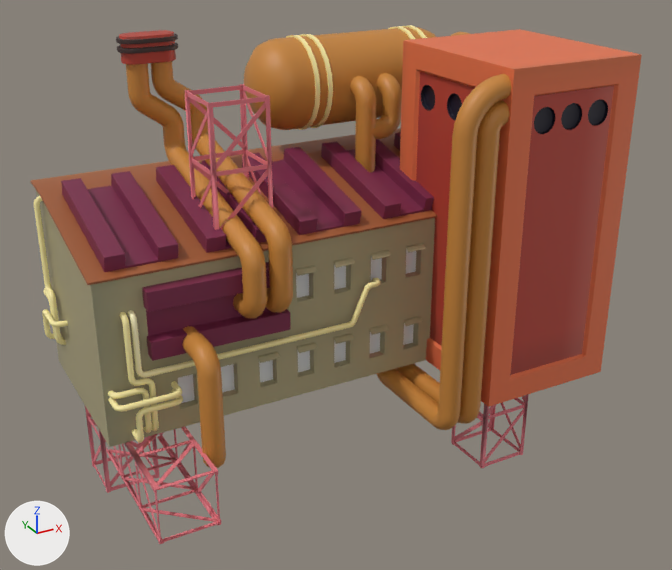
The FBX model Assets/_ART/Meshes/FACTORY_Mesh/BStruct_ Factory_A.fbx as it was, and as the next commit left it.
Both versions are drawn from a 50 mm lens placed at (-10.04, -19.11, 11.61), pointed at (0.24, -0.42, 2.27). Arrows for +X, +Y and +Z are at lower left; the lights stay in place. The first picture is the older version. Where no turn or scale is listed for an object, it has been applied to the vertices. Vertices at exactly the same position are counted once.

Names of what the first picture shows: 'BAT_1', 'BAT_2', 'Cube.001', 'Cube.005', 'Cylinder', 'GLASS', 'PIPES', 'SCAFOLDINGS'.
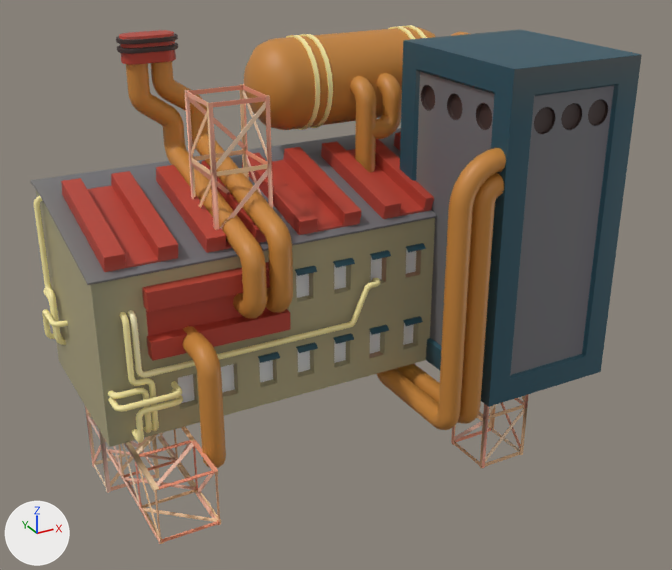
Where the change shows, as pixel boxes [x1, y1, x2, y2] in the pictures (672 x 570 px; the box of a moved part takes in the faces that stretch with it):
```json
{"object": "PIPES", "change": "reshaped", "before": [34, 32, 512, 468], "after": [34, 32, 506, 468]}
{"part": 1, "of": "me_cube_014", "change": "surface changed", "before": [61, 132, 434, 361], "after": [61, 132, 434, 361]}
{"part": 2, "of": "me_cube_013", "change": "surface changed", "before": [31, 128, 437, 363], "after": [31, 128, 437, 363]}
{"part": 3, "of": "me_plane_004", "change": "moved or reshaped", "before": [438, 74, 512, 418], "after": [438, 148, 506, 418]}
{"part": 4, "of": "me_plane_016", "change": "surface changed", "before": [85, 84, 529, 544], "after": [85, 84, 529, 544]}
{"part": 5, "of": "me_cube_015", "change": "surface changed", "before": [400, 29, 642, 407], "after": [400, 29, 642, 407]}
```

Edits to the scene script, one JSON object a line:
```json
{"block": "me_cube_015", "where": "me_cube_015.from_pydata(...)  # 1008 vertices, 1269 faces; spans x -1.0..2.57, y -1.85..2.36, z -6.72..1.28"}
{"block": "me_cube_015", "where": "# used by ob_bat_1; location = (3.43, -2.15, 6.72)"}
{"block": "me_cube_015", "change": "me_cube_015 part 5: texture (UV) coordinates of 1269 of 1269 faces, centred in x -1.0..2.57, y -1.85..2.36, z -6.72..1.28, changed; they spanned u 0.01..0.55, v 0.73..0.88 and now span u 0.01..0.55, v 0.75..0.98"}
{"block": "me_plane_016", "where": "me_plane_016.from_pydata(...)  # 1101 vertices, 935 faces; spans x -0.72..9.83, y -5.21..0.7, z -2.99..7.29"}
{"block": "me_plane_016", "where": "# used by ob_scafoldings; location = (-4.91, 1.89, 0.01)"}
{"block": "me_plane_016", "change": "me_plane_016 part 4: texture (UV) coordinates of 935 of 935 faces, centred in x -0.72..9.83, y -5.21..0.7, z -2.99..7.29, changed; they spanned u 0.39..0.45, v 0.64..0.71 and now span u 0.88..0.9, v 0.41..0.7"}
{"block": "me_plane_004", "where": "me_plane_004.from_pydata(...)  # 4552 vertices, 4344 faces; spans x -6.37..5.97, y -3.96..3.98, z -0.64..8.0"}
{"block": "me_plane_004", "where": "# used by ob_pipes; location = (0.0, 0.0, 0.0)"}
{"block": "me_plane_004", "change": "me_plane_004 part 3: all 204 vertices in x 1.24..2.72, y -3.96..-3.44, z 6.61..7.86 are moved by (0.0, 0.0, -1.58)"}
{"block": "me_cube_013", "where": "me_cube_013.from_pydata(...)  # 1577 vertices, 1671 faces; spans x -6.12..5.46, y -2.45..2.45, z 0.0..4.91"}
{"block": "me_cube_013", "where": "# used by ob_bat_2; location = (0.0, 0.98, 0.0)"}
{"block": "me_cube_013", "change": "me_cube_013 part 2: texture (UV) coordinates of 954 of 1671 faces, centred in x -6.1..5.44, y -2.45..2.45, z 1.23..4.91, changed; they spanned u 0.04..0.35, v 0.73..0.98 and now span u 0.03..0.16, v 0.87..0.95"}
{"block": "me_cube_014", "where": "me_cube_014.from_pydata(...)  # 336 vertices, 330 faces; spans x -5.32..5.32, y -2.16..1.6, z -2.39..0.78"}
{"block": "me_cube_014", "where": "# used by ob_cube_001; location = (-0.33, 0.45, 4.43)"}
{"block": "me_cube_014", "change": "me_cube_014 part 1: texture (UV) coordinates of 330 of 330 faces, centred in x -5.32..5.32, y -2.16..1.59, z -2.39..0.78, changed; they spanned u 0.39..0.45, v 0.83..0.88 and now span u 0.49..0.55, v 0.83..0.89"}
```
